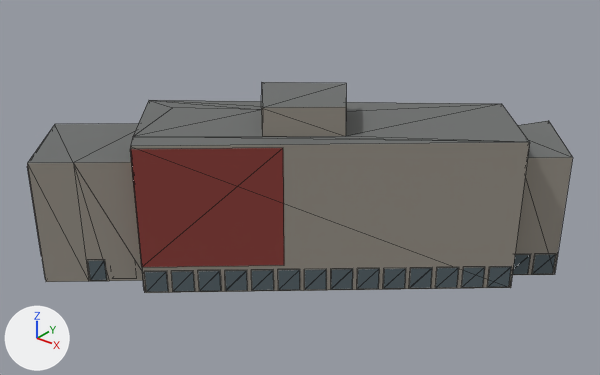
What one commit did to the glTF model public/canal-drive/models/haparandaweg-65.lod2.glb.
Camera for both pictures: a camera (50 mm lens) standing at (63.8, -65.1, 54.4) and looking at (4.2, 9.4, 8.2). Arrows for +X, +Y and +Z are at lower left; the lights stay in place. The older version comes first. Mesh edges are drawn as thin lines. Where no turn or scale is listed for an object, it has been applied to the vertices. Vertices at exactly the same position are counted once.

Objects in the first picture: 'lod2'.
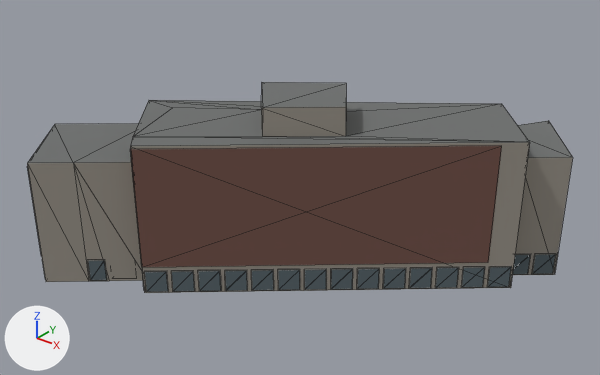
Where the change shows, as pixel boxes (x1, y1, x2, y2) in the pictures (600 x 375 px; the box of a moved part takes in the faces that stretch with it):
'lod2', recoloured, reshaped
    both: (27, 82, 573, 293)
part 1 of me_lod2, moved or reshaped
    before: (131, 148, 284, 267)
    after: (131, 146, 502, 267)

Diff of the bpy script that builds the scene:
```diff
--- a/public/canal-drive/models/haparandaweg-65.lod2.glb.py
+++ b/public/canal-drive/models/haparandaweg-65.lod2.glb.py
@@ mat_material_4 @@
 mat_material_4 = principled_material('Material_4')
-mat_material_4.base_color = (0.271, 0.0497, 0.0423)  # red #8e3f3a
+mat_material_4.base_color = (0.175, 0.0865, 0.0685)  # brown #74534a
 mat_material_4.roughness = 1.0
@@ me_lod2 @@
 me_lod2.from_pydata(...)  # 502 vertices, 321 faces; spans x -28.7..28.7, y -28.9..28.9, z -11.2..11.2
 # used by ob_lod2; location = (4.83, 11.66, 11.19)
-me_lod2.vertices[279].co = (5.1, -12.3, -7.6)  # pixel (284, 265)
-me_lod2.vertices[280].co = (5.1, -12.3, 7.3)  # pixel (283, 147)
+# me_lod2 part 1
+me_lod2.vertices[279].co = (23.5, 3.2, -7.6)  # pixel (488, 262)
+me_lod2.vertices[280].co = (23.5, 3.2, 7.3)  # pixel (501, 145)
 me_lod2.materials.append(mat_material_0)
```
